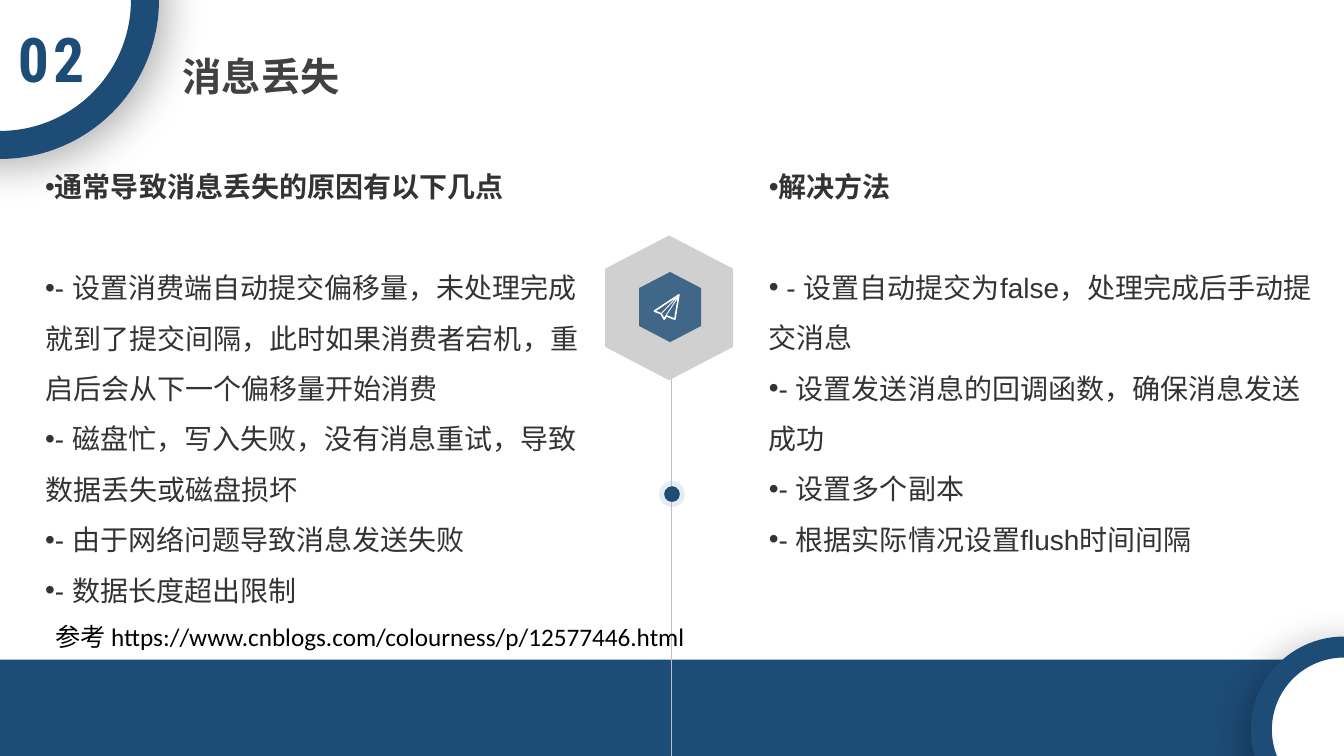
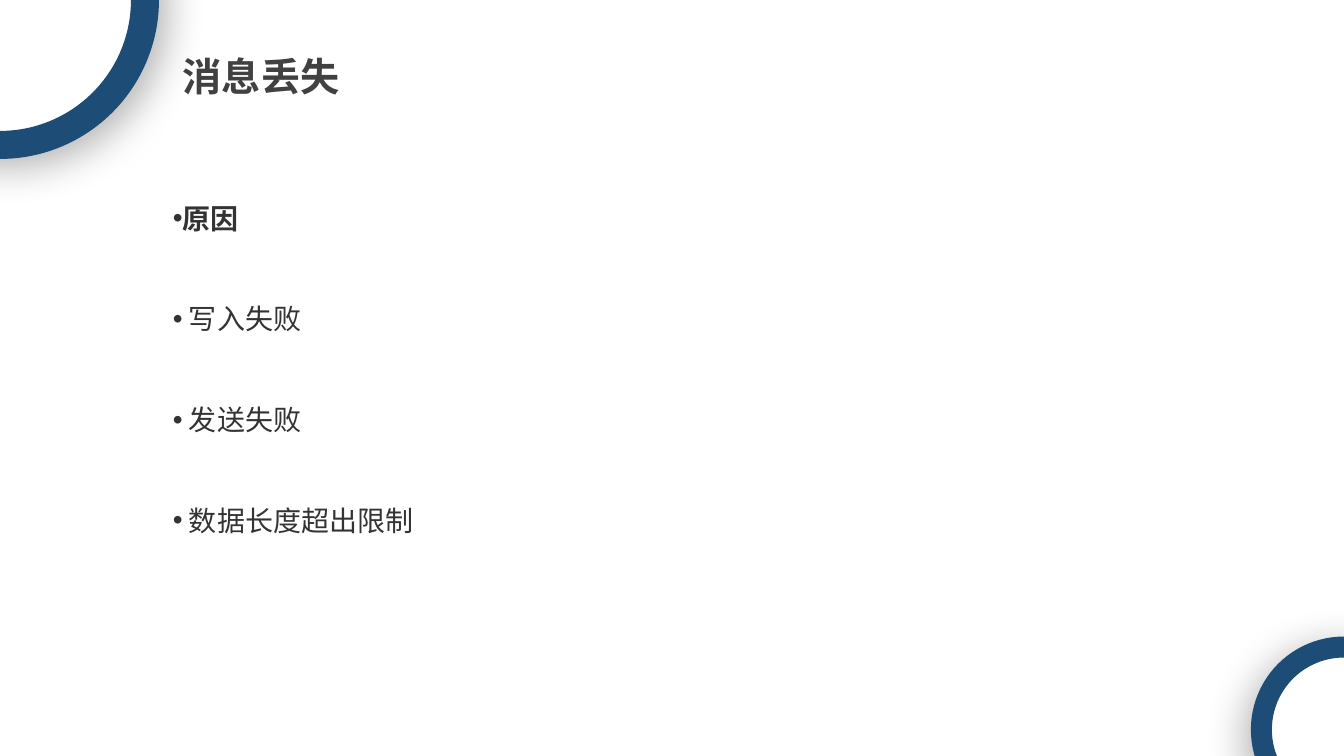
Before and after one commit to ACTSysGroup/Dev-Club, a slide deck: slide 10 of back-end/中间件/Kafka.pptx (slide 15 before the commit). Drawn at 1344x756 pixels with LibreOffice and Linux fonts; fonts in the diff are those of the drawing; grey boxes stand for pictures; background and template pictures are left out. Boxes give left, top, right and bottom in pixels: in the first picture for what was removed or moved away, otherwise in the second. Text is boxed around its words. In the diff, an @@ line names an element or a change of style, - is before the commit and + after.

```diff
--- a/back-end/中间件/Kafka.pptx
+++ b/back-end/中间件/Kafka.pptx
@@ text removed at (x1=18, y1=37, x2=84, y2=83) @@
-02
@@ text removed at (x1=769, y1=173, x2=1312, y2=553) @@
-• 解决方法
-• - 设置自动提交为false，处理完成后手动提交消息
-• - 设置发送消息的回调函数，确保消息发送成功
-• - 设置多个副本
-• - 根据实际情况设置flush时间间隔
@@ text at (x1=183, y1=206, x2=413, y2=534): text changed @@
-• 通常导致消息丢失的原因有以下几点
-• - 设置消费端自动提交偏移量，未处理完成就到了提交间隔，此时如果消费者宕机，重启后会从下一个偏移量开始消费
-• - 磁盘忙，写入失败，没有消息重试，导致数据丢失或磁盘损坏
-• - 由于网络问题导致消息发送失败
-• - 数据长度超出限制
+• 原因
+• 写入失败
+• 发送失败
+• 数据长度超出限制
@@ picture removed at (x1=605, y1=235, x2=734, y2=381) @@
@@ hexagon removed at (x1=639, y1=272, x2=702, y2=343) @@
@@ freeform shape removed at (x1=653, y1=294, x2=680, y2=321) @@
@@ line removed from (671, 296) to (671, 756) @@
@@ ellipse removed at (x1=659, y1=481, x2=686, y2=507) @@
@@ ellipse removed at (x1=664, y1=486, x2=681, y2=502) @@
@@ text removed at (x1=55, y1=624, x2=684, y2=652) @@
-参考 https://www.cnblogs.com/colourness/p/12577446.html
@@ rectangle removed at (x1=0, y1=659, x2=1344, y2=756) @@
```
Also in this commit, not shown: 1 other slide changed, 12 slides added, 20 slides removed.
